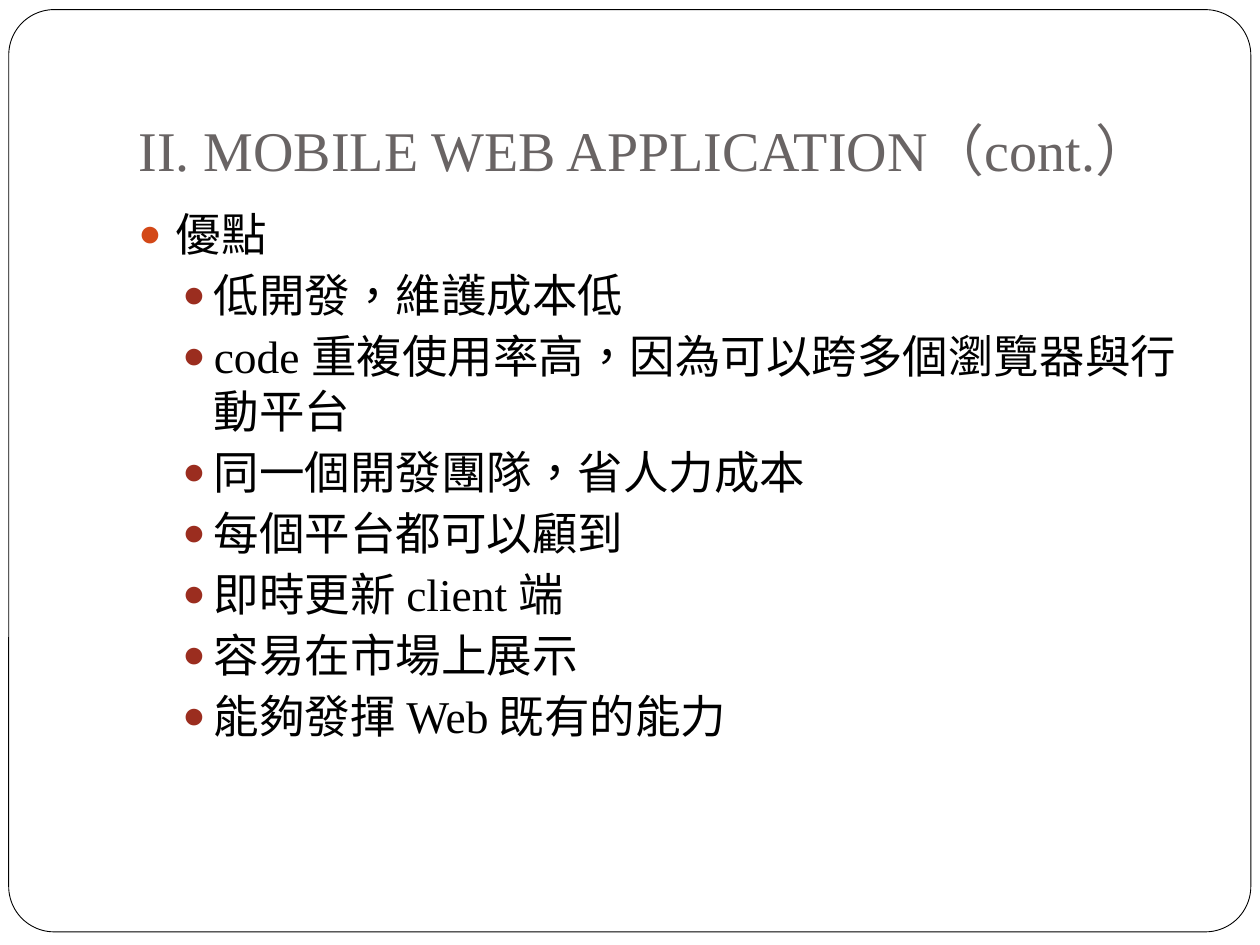
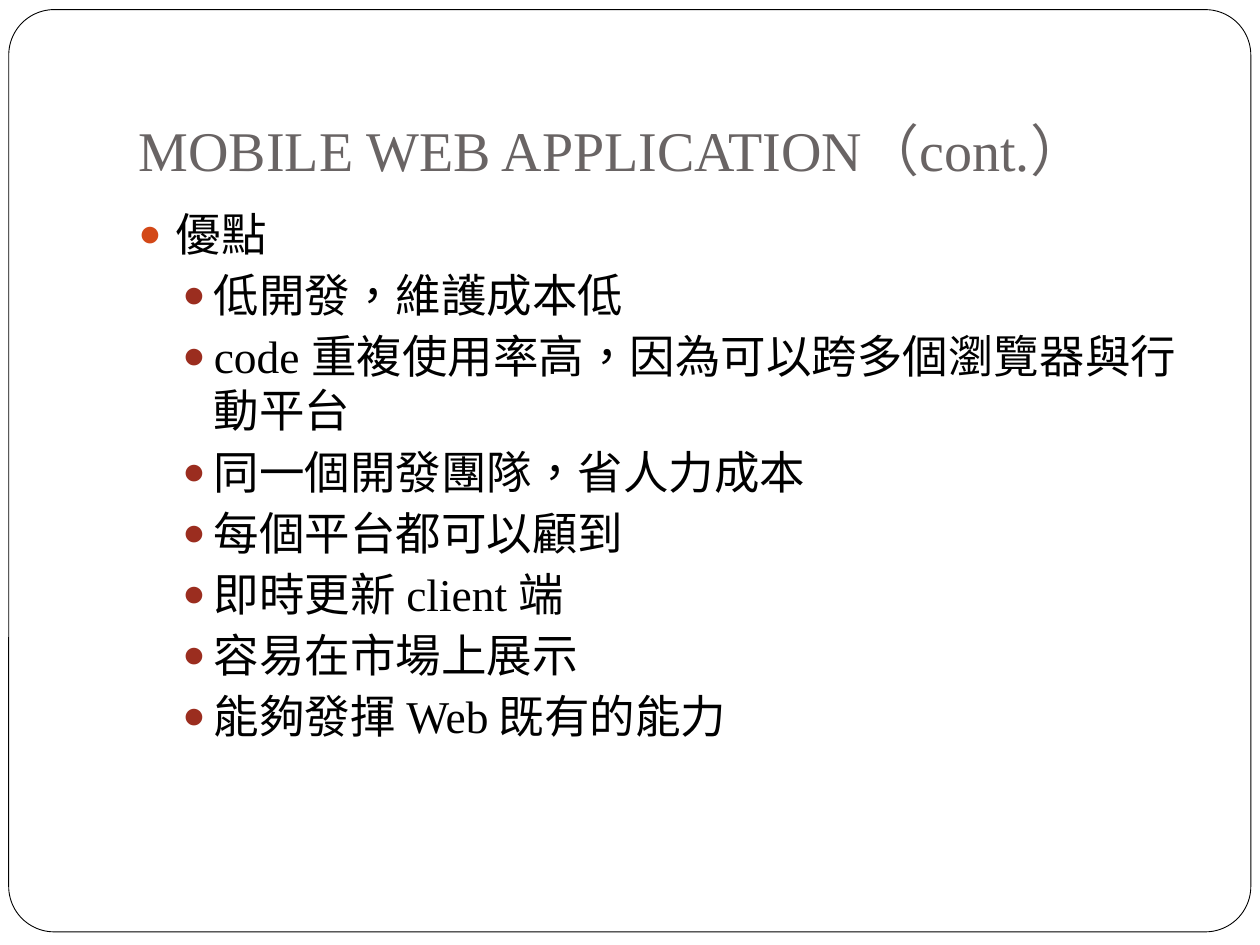
Before and after one commit to peter279k/regular_meeting, a slide deck: slide 5 of Recommendations for Webview Based Mobile.ppt. Drawn at 1260x945 pixels with LibreOffice and Linux fonts; fonts in the diff are those of the drawing. Boxes give left, top, right and bottom in pixels: in the first picture for what was removed or moved away, otherwise in the second. Text is boxed around its words. In the diff, an @@ line names an element or a change of style, - is before the commit and + after.

```diff
--- a/Recommendations for Webview Based Mobile.ppt
+++ b/Recommendations for Webview Based Mobile.ppt
@@ title at [139, 128, 1087, 176]: text changed @@
-II. MOBILE WEB APPLICATION（cont.）
+MOBILE WEB APPLICATION（cont.）
```
Also in this commit, not shown: 11 other slides changed.
